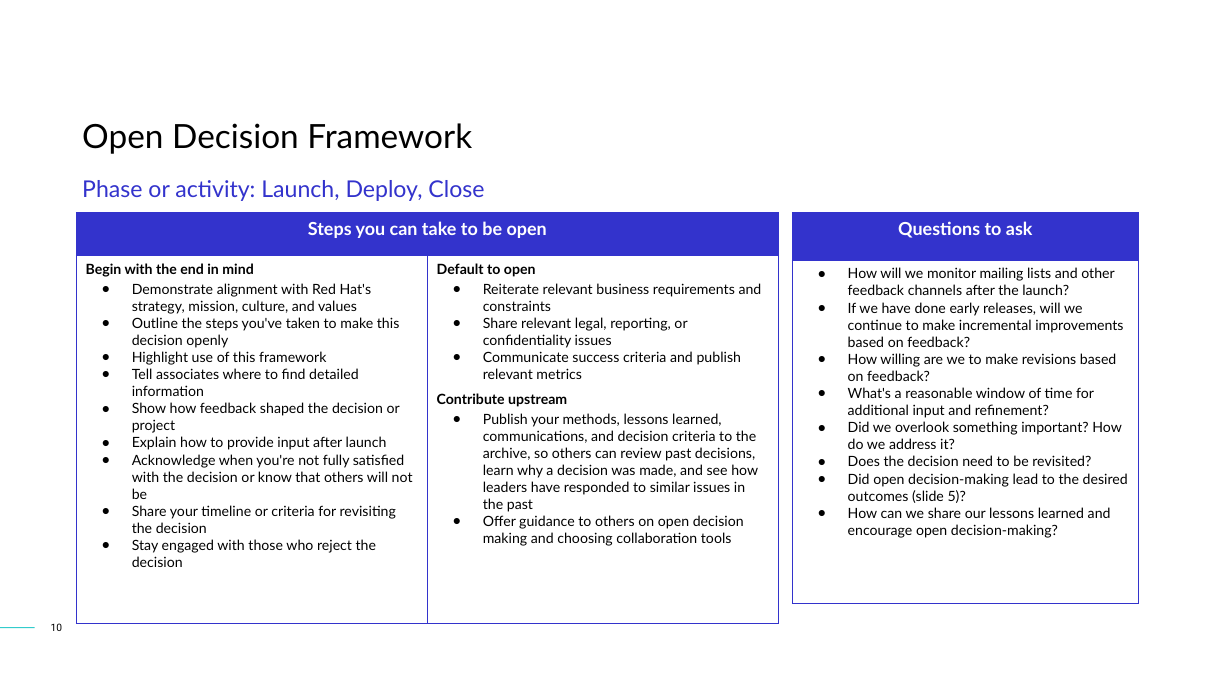
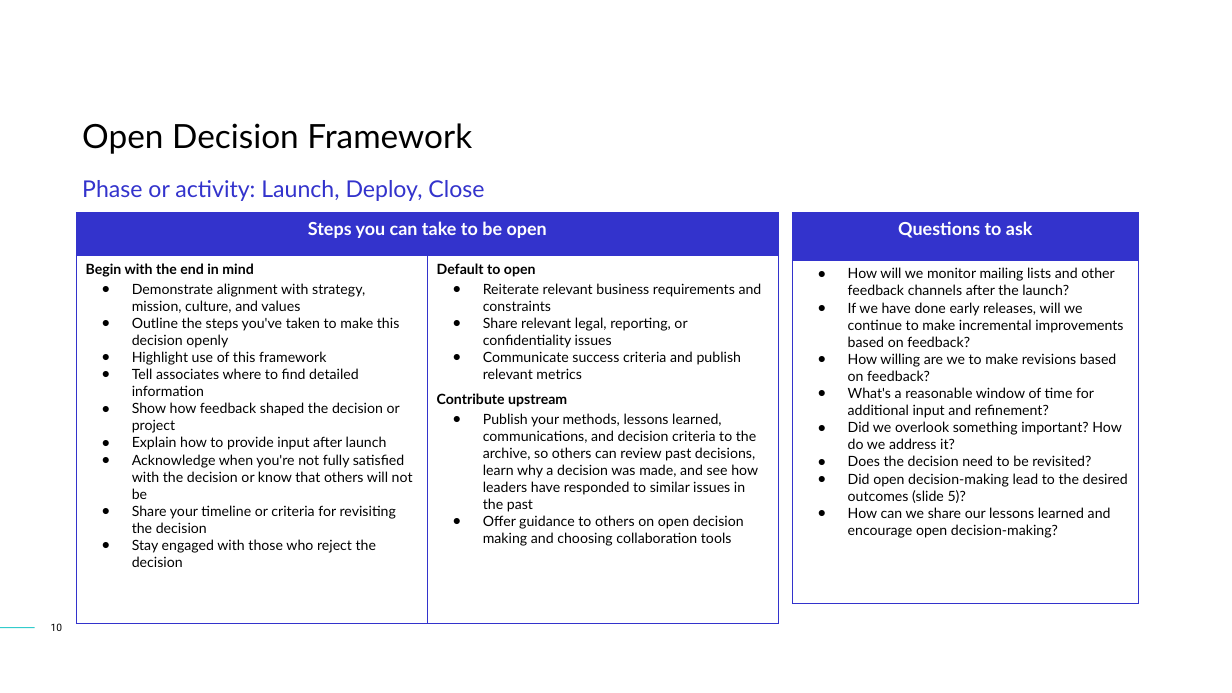
Before and after one commit to open-organization/open-decision-framework, a slide deck: slide 10 of ODF-community.odp. Drawn at 1232x693 pixels with LibreOffice and Linux fonts; fonts in the diff are those of the drawing; background and template pictures are left out. Boxes give left, top, right and bottom in pixels: in the first picture for what was removed or moved away, otherwise in the second. Text is boxed around its words. In the diff, an @@ line names an element or a change of style, - is before the commit and + after.

```diff
--- a/ODF-community.odp
+++ b/ODF-community.odp
@@ table at box(77, 213, 779, 603) @@
-row 2, column 1: Begin with the end in mind / Demonstrate alignment with Red Hat's strategy, mission, culture, and values / Outline the steps you've taken to make this decision openly / Highlight use of this framework / Tell associates where to find detailed information / Show how feedback shaped the decision or project / Explain how to provide input after launch / Acknowledge when you're not fully satisfied with the decision or know that others will not be / Share your timeline or criteria for revisiting the decision / Stay engaged with those who reject the decision
+row 2, column 1: Begin with the end in mind / Demonstrate alignment with strategy, mission, culture, and values / Outline the steps you've taken to make this decision openly / Highlight use of this framework / Tell associates where to find detailed information / Show how feedback shaped the decision or project / Explain how to provide input after launch / Acknowledge when you're not fully satisfied with the decision or know that others will not be / Share your timeline or criteria for revisiting the decision / Stay engaged with those who reject the decision
```
Also in this commit, not shown: 2 other slides changed, 1 other file.
